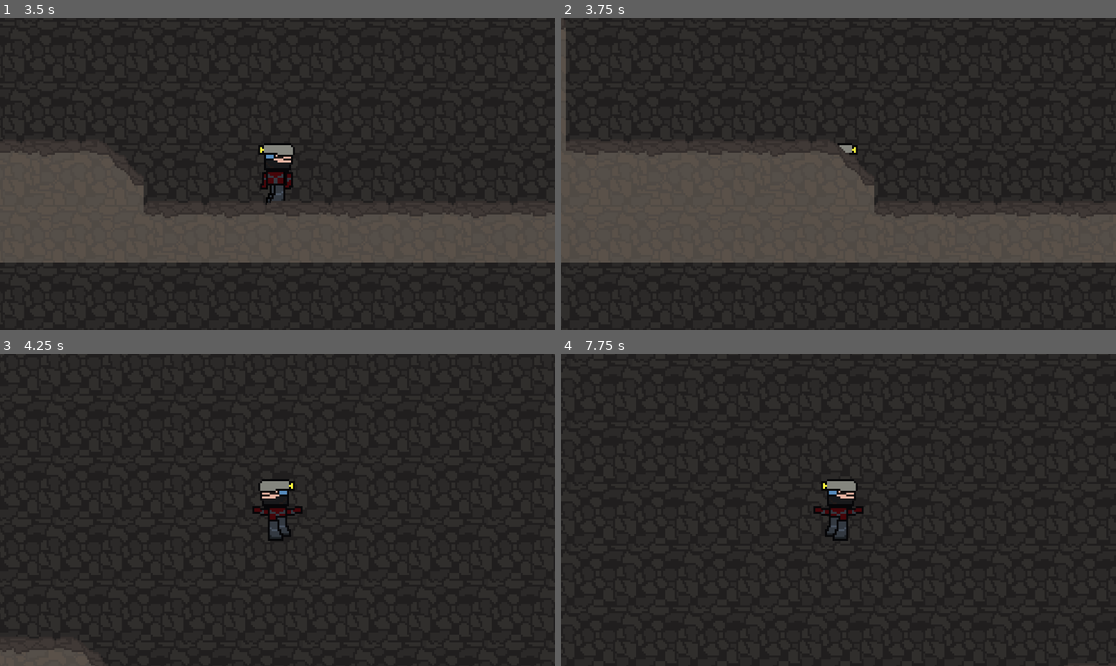
Above: before the commit, frames 1-4 (two rows, left to right).
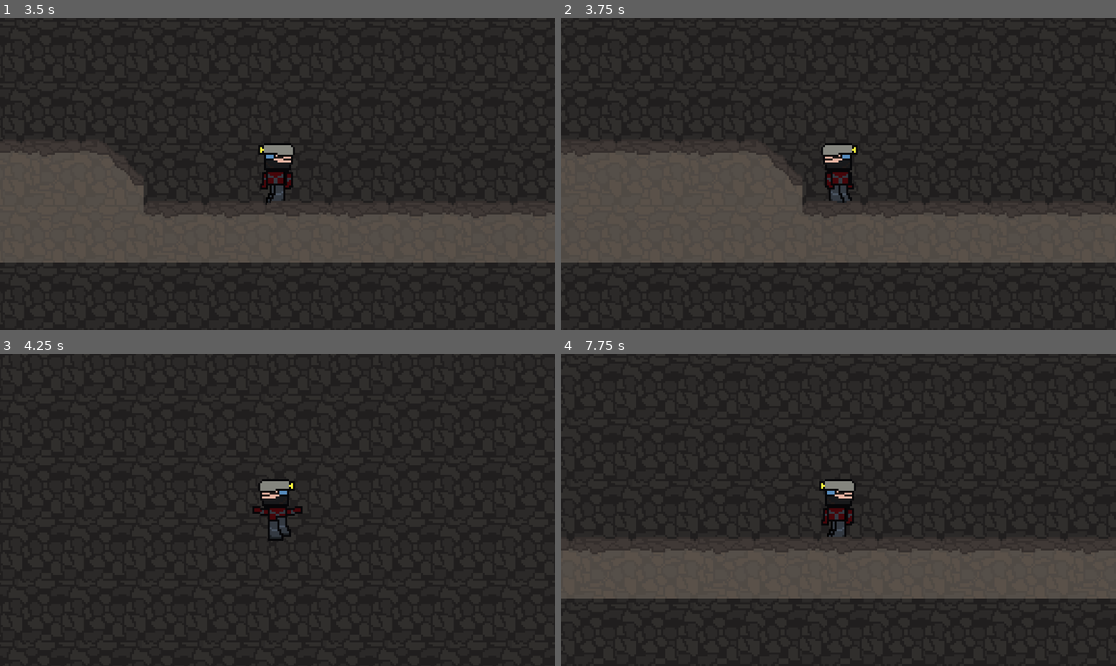
Above: after the commit, the same moments.

Repository: AffanKhan261/Godot_Campfire_Game_Repo
Game: Godot game, scene res://scenes/main_menu.tscn
Two runs of this game, one before a commit and one after it. Both use one fixed random seed, a clock stepped at 60 frames per second and the inputs below.
Inputs:
- Up to frame 1 (3.5 s): click "Start" at 0.5 s; hold Shift (speed_dash) 1.28-2.03 s; hold Right (move_right) 1.28-2.78 s; tap Space (jump) at 1.52, 2.27 s; tap Enter at 2 s; tap Shift (speed_dash) at 2.1 s; hold Left (move_left) from 2.78 s (still down); hold Shift (speed_dash) from 2.78 s (still down)
- Up to frame 2 (3.75 s): release Left (move_left) at 3.53 s; release Shift (speed_dash) at 3.53 s; hold Right (move_right) from 3.53 s (still down); tap Shift (speed_dash) at 3.6 s
- Up to frame 3 (4.25 s): keep holding Right (move_right); tap Space (jump) at 3.77 s
- Up to frame 4 (7.75 s): hold Shift (speed_dash) 4.28-5.03 s; tap Space (jump) at 4.52, 5.27, 6.5, 6.77, 7.52 s; release Right (move_right) at 5.03 s; hold Left (move_left) 5.03-5.78 s; tap Shift (speed_dash) at 5.1, 6.6 s; hold Right (move_right) 5.78-6.53 s; hold Shift (speed_dash) 5.78-6.53 s; hold Left (move_left) from 6.53 s (still down); hold Shift (speed_dash) from 7.28 s (still down)

Frame 1 is identical in both runs. In frame 2, 3.2% of the frame differs, in the area x 0-100%, y 0-65%; in frame 3, 1.0%; in frame 4, 17%, in the area x 0-100%, y 40-100%.

Commit message:
jump and stuff

Diff:
--- a/scenes/level_1.tscn
+++ b/scenes/level_1.tscn
@@ -44,9 +44,13 @@
 texture = ExtResource("4_pa8r4")
 texture_region_size = Vector2i(32, 32)
 0:0/0 = 0
+0:0/0/physics_layer_0/polygon_0/points = PackedVector2Array(-1.5772209, -16, 16, 6.659382, 16, 16, -16, 16, -16, -16)
 1:0/0 = 0
+1:0/0/physics_layer_0/polygon_0/points = PackedVector2Array(-4.381172, -16, 16, 2.8039513, 16, 16, -16, 16, -16, -16)
 2:0/0 = 0
+2:0/0/physics_layer_0/polygon_0/points = PackedVector2Array(4.9069138, -16, 16, -16, 16, 16, -16, 16, -16, 2.628704)
 3:0/0 = 0
+3:0/0/physics_layer_0/polygon_0/points = PackedVector2Array(4.9069138, -16, 16, -16, 16, 16, -16, 16, -16, 2.628704)
 
 [sub_resource type="TileSet" id="TileSet_bswci"]
 tile_size = Vector2i(32, 32)
--- a/scenes/miner_player.tscn
+++ b/scenes/miner_player.tscn
@@ -57,7 +57,7 @@
 "speed": 5.0
 }, {
 "frames": [{
-"duration": 0.8,
+"duration": 0.5,
 "texture": SubResource("AtlasTexture_2hjl3")
 }, {
 "duration": 5.0,
